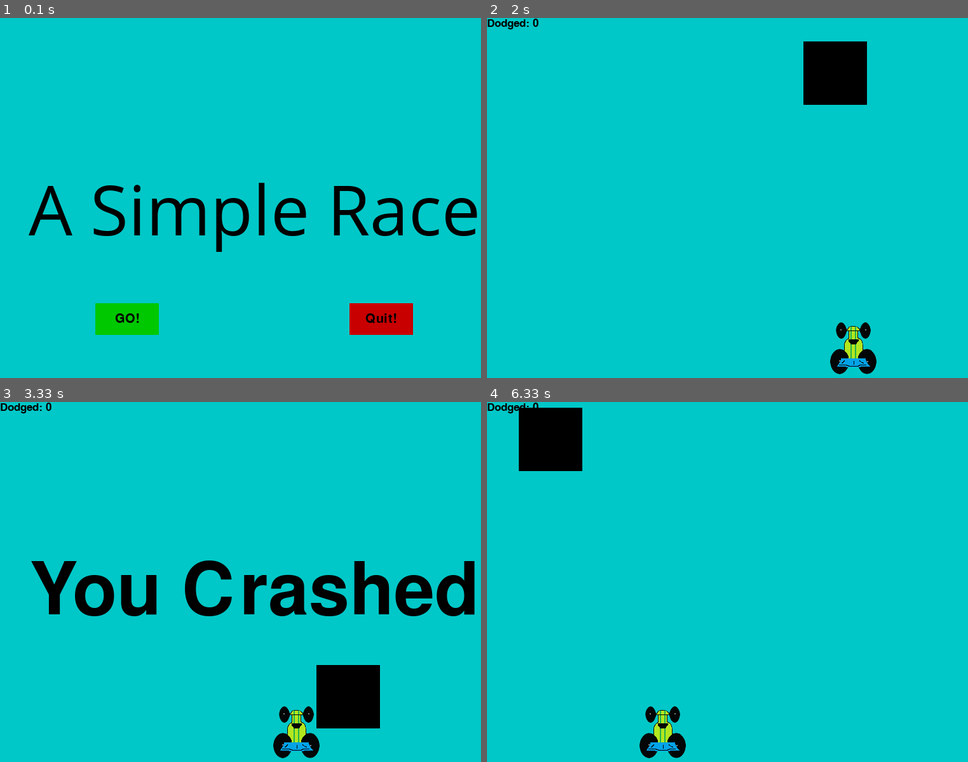
Above: before the commit, frames 1-4 (two rows, left to right).
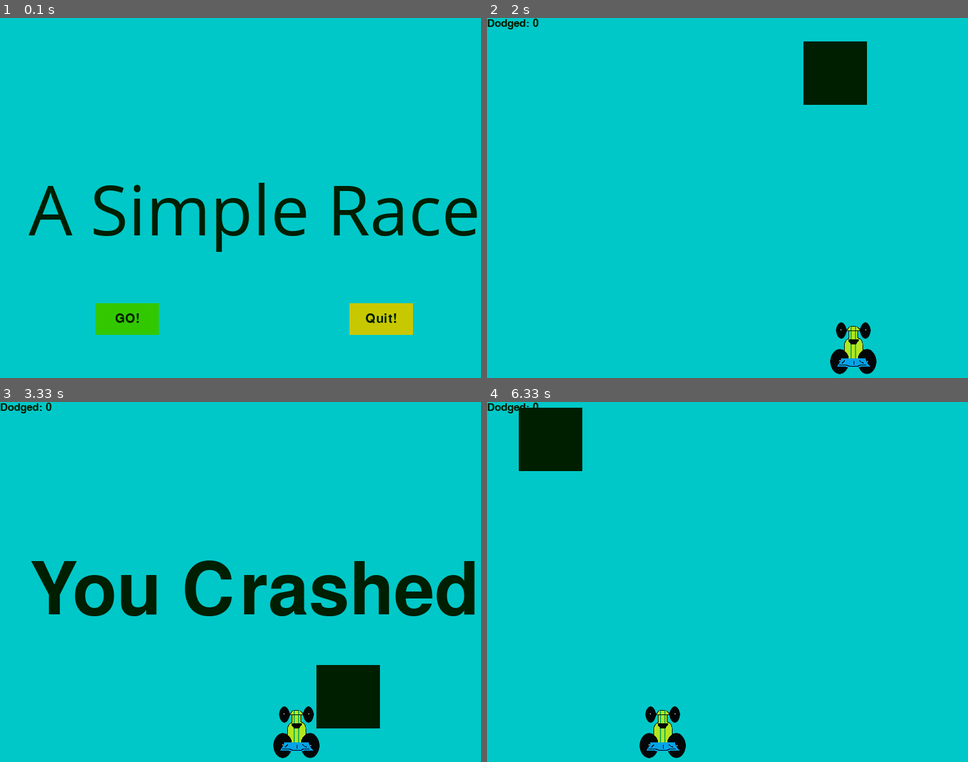
Above: after the commit, the same moments.

Repository: ForestMilles/homework
Game: pygame game, started from pygame--practice/car race.py
The game is run twice, just before and just after one commit, with the same random seed, the same clock (stepped at 60 frames per second) and the same inputs.
Inputs (mouse positions are in pixels of both pictures, inside the frame that each line leads up to):
- Up to frame 1 (0.1 s): no input
- Up to frame 2 (2 s): click "GO!" at 0.42 s; hold Right 0.67-1.13 s; move the mouse to (722, 226) at 0.7 s; hold Right 1.17-1.63 s; hold Left from 1.67 s (still down)
- Up to frame 3 (3.33 s): release Left at 2.2 s; hold Left 2.23-2.63 s; hold Right 2.67-3.3 s
- Up to frame 4 (6.33 s): hold Left 4.83-5.37 s; hold Left 5.4-5.8 s; hold Right from 5.83 s (still down)

The runs differ from the first frame. In frame 1, 5.5% of the frame differs, in the area x 6-100%, y 45-89%; in frame 2, 2.4%; in frame 3, 7.7%, in the area x 0-99%, y 0-91%; in frame 4, 2.4%.

Commit message:
more customizing!

Diff:
--- a/pygame--practice/car race.py
+++ b/pygame--practice/car race.py
@@ -7,10 +7,10 @@
 display_width = 800
 display_height = 600
 
-black = (0, 0, 0)
+black = (0, 30, 0)
 white = (0, 200, 200)
-red = (200, 0, 0)
-green = (0,200,0)
+red = (200, 200, 0)
+green = (50,200,0)
 
 bright_red = (255,0,0)
 bright_green = (0,255,0)
